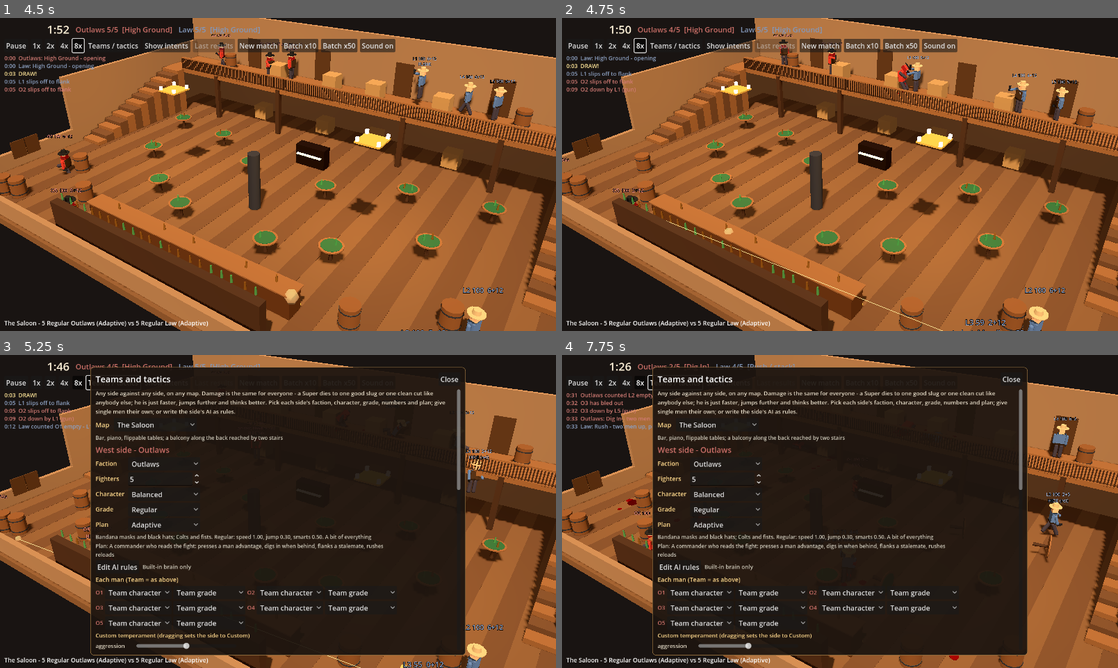
Above: before the commit, frames 1-4 (two rows, left to right).
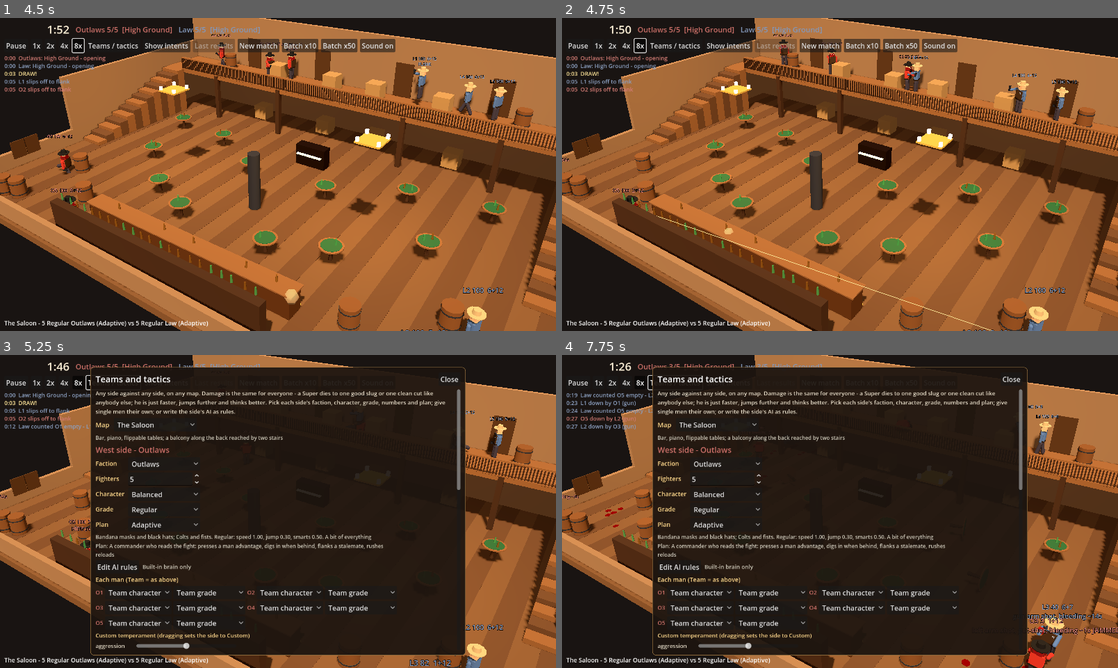
Above: after the commit, the same moments.

Repository: nathandunn/brawl-bots
Game: Godot game, scene res://scenes/Main.tscn
Two runs of this game, one before a commit and one after it. Both use one fixed random seed, a clock stepped at 60 frames per second and the inputs below.
Inputs:
- Up to frame 1 (4.5 s): click "New match" at 0.5 s; click "New match" at 1.25 s; click "1x" at 2 s; click "2x" at 2.75 s; click "4x" at 3.5 s; click "8x" at 4.25 s
- Up to frame 2 (4.75 s): no input
- Up to frame 3 (5.25 s): click "Teams / tactics" at 5 s
- Up to frame 4 (7.75 s): click "Show intents" at 5.75 s; click "Batch x10" at 6.5 s; click "Batch x50" at 7.25 s

Frame 1 is identical in both runs. In frame 2, 1.3% of the frame differs, in the area x 0-91%, y 2-100%; in frame 3, 1.2%; in frame 4, 3.1%, in the area x 0-100%, y 2-100%.

Commit message:
Inside 3 ft nobody shoots: punch, kick or wrestle
- CLINCH 0.95 m: no gun, no star throw; men pick punch / kick / wrestle
  (blade- and staff-men swing short or kick).
- Kick: wind 0.36 s, drives the man back, knockdown chance with jump
  ability, can break a knee, can send a man over the rail.
- Wrestle: both locked 0.9-1.8 s, can't move or shoot, guns may jam;
  strength (brawl, nerve, speed, smarts, wounds) decides who is thrown.
- DSL: clinch, wrestling. Stats and fates for kicks, wrestles, throws.

Co-Authored-By: Claude Opus 5.5 <noreply@anthropic.com>
Claude-Session: https://claude.ai/code/session_01RTbU7mxf7zmZr6Ak5xPidZ

Diff:
--- a/scripts/ai_script.gd
+++ b/scripts/ai_script.gd
@@ -50,6 +50,8 @@
 	"has_bottle": "he has a bottle in his hand",
 	"near_bottle": "a bottle (bar, shelf or table) within 7 m",
 	"edge": "he is near the open edge of the balcony or a roof",
+	"clinch": "an enemy is within 3 ft - too close to shoot; it's fists, boots or wrestling",
+	"wrestling": "he is locked in a wrestle",
 }
 const NUMS := {
 	"hp": "health 0-100",
--- a/scripts/gunman.gd
+++ b/scripts/gunman.gd
@@ -32,6 +32,7 @@
 const MISFIRE := 0.015      # a bad cap, a cylinder out of line
 const JAM_SCUFFLE := 0.22   # ... much likelier with a man hanging on your gun hand
 const JAM_CLEAR := 1.6      # seconds to work it free, two hands
+const CLINCH := 0.95        # 3 ft: too close to bring a gun to bear - punch, kick or wrestle
 const PUNCH_JAM := 0.32     # a punch to a man with his gun up can knock the cylinder out of line
 
 var team := 0
@@ -112,6 +113,12 @@
 var throw_target: Gunman = null
 var _bottle_cd := 0.0
 var bottle_mi: MeshInstance3D = null
+# inside 3 ft: the blow being thrown, and a wrestling clinch
+var blow := ""                # "kick" while a kick is coming; "" for a punch or weapon blow
+var wrestle_t := -1.0
+var wrestle_with: Gunman = null
+var wrestle_lead := false     # he started it; he resolves it
+var _clinch_t := 0.0
 # going over the rail (or off a roof)
 var falling := false
 var fall_dead := false        # the hit killed him; the fall is only where he lands
@@ -205,7 +212,7 @@
 		"high_hits": 0, "taken": 0.0, "killed_by": "", "died_at": -1.0, "hp": 100.0, "alive": true, "ff": 0.0,
 		"modes": {}, "cowers": 0, "flanks": 0, "hides": 0, "rushes": 0, "aim_sum": 0.0, "aimb": [[0, 0], [0, 0], [0, 0], [0, 0]], "aimr": [], "dry_at": -1.0, "wounds": [], "death_part": "", "jams": 0, "slips": 0, "gun_knocks": 0, "bled": 0.0,
 		"kind": kind, "grade": grade, "faction": faction, "jumps": 0, "blocks": 0, "parries": 0, "dodges": 0, "melee_hits": 0, "melee_kills": 0, "stars": 0, "star_hits": 0, "rules": {},
-		"bottles": 0, "bottle_hits": 0, "falls": 0, "fall_kills": 0}
+		"bottles": 0, "bottle_hits": 0, "falls": 0, "fall_kills": 0, "kicks": 0, "kick_hits": 0, "wrestles": 0, "throws": 0}
 	for i in 12:
 		stats["aimr"].append([0, 0])
 	_last_pos = global_position
@@ -564,6 +571,8 @@
 ## The stance as you'd describe it from across the room: a man ducking behind his table is
 ## ducking, whatever he is in the middle of.
 func shown_stance() -> String:
+	if wrestle_t >= 0.0:
+		return "wrestle"
 	if stance == "cower":
 		return "cower"
 	if duck_t > 0.0:
@@ -704,7 +713,14 @@
 		_traverse(delta)
 		_pose(delta)
 		return
-	_move(delta)
+	if wrestle_t >= 0.0:
+		velocity.x = 0.0
+		velocity.z = 0.0
+		move_and_slide()
+		if wrestle_with != null and is_instance_valid(wrestle_with):
+			face_toward(wrestle_with.global_position, delta)
+	else:
+		_move(delta)
 	_fight(delta)
 	_pose(delta)
 
@@ -754,6 +770,8 @@
 		"arm_hit": return arms_hit() > 0
 		"pinned": return suppression > 0.75
 		"has_bottle": return has_bottle
+		"clinch": return _nearest_enemy_alive(CLINCH) != null
+		"wrestling": return wrestle_t >= 0.0
 		"near_bottle": return saloon.bottle_within(global_position, 7.0) != null
 		"edge": return global_position.y > 1.2 and not saloon.fall_edge(global_position, 1.2).is_empty()
 		"alone":
@@ -1675,6 +1693,24 @@
 		if punch_wind < 0.0:
 			_punch_land()
 		return
+	# --- locked together: nobody shoots, nobody walks off
+	if wrestle_t >= 0.0:
+		aim_target = null
+		wrestle_t -= delta
+		if wrestle_with == null or not is_instance_valid(wrestle_with) or not wrestle_with.alive or wrestle_with.falling or wrestle_with.wrestle_with != self:
+			_end_wrestle()
+		elif wrestle_t < 0.0 and wrestle_lead:
+			_resolve_wrestle()
+		return
+	# --- inside 3 ft: no room to bring a gun (or a throw) to bear
+	var close := _nearest_enemy_alive(CLINCH)
+	if close != null and not close.falling and close.trav_t < 0.0 and knocked_t <= 0.0:
+		aim_target = null
+		fanning = false
+		if stagger_t > 0.0 or punch_cd > 0.0 or not facing(close.global_position, 0.0):
+			return
+		_close_quarters(close)
+		return
 	if near != null:
 		# right in front of him: shoot from the hip, or knock his gun aside and hit him? Decided
 		# afresh every so often - brawlers, and men whose own gun is on them, go for the fists
@@ -1961,6 +1997,9 @@
 
 
 func _fire(tgt: Gunman) -> void:
+	if _nearest_enemy_alive(CLINCH) != null:
+		aim_target = null
+		return
 	crouched = false
 	# the hammer falls - and sometimes nothing happens. Fighting with a man at arm's length,
 	# hanging on your wrist, it happens a good deal more.
@@ -2068,11 +2107,13 @@
 			dodge *= 0.3
 		var block := float(e.weapon()["block"]) * (0.7 + 0.3 * e.ab_smarts) * (1.0 - 0.3 * ab_smarts) * (1.0 if e.arms_hit() == 0 else 0.35)
 		if rng.randf() < dodge:
+			blow = ""
 			e.stats["dodges"] += 1
 			e.velocity += dir * 3.5
 			manager.sound("swing", e.global_position + Vector3(0, 1.2, 0), 0.8, -8.0)
 			return
 		if rng.randf() < block:
+			blow = ""
 			e.stats["blocks"] += 1
 			e._riposte = true
 			e.punch_cd = minf(e.punch_cd, 0.05)
@@ -2095,6 +2136,19 @@
 		if e.gun == "colt" and rng.randf() < PUNCH_JAM * punch_power():
 			stats["gun_knocks"] += 1
 			e._jam("knocked")
+	if blow == "kick":
+		blow = ""
+		stats["kick_hits"] += 1
+		manager.sound("thud", e.global_position + Vector3(0, 1.0, 0), 0.75, 1.0)
+		# the boot: in the gut or the knee, and it drives him back a stride
+		var knee := rng.randf() < 0.22
+		var broke := knee and rng.randf() < 0.25 * punch_power()
+		e.velocity += dir * (3.0 + 1.5 * ab_jump)
+		e.take_damage((9.0 + 5.0 * ab_jump) * punch_power(), "kick", self, ("leg_r" if rng.randf() < 0.5 else "leg_l") if broke else "bruise", dir)
+		if e.alive and not e.falling and e.knocked_t <= 0.0 and rng.randf() < 0.28 + 0.25 * ab_jump + (0.25 if e.legs_hit() > 0 else 0.0):
+			stats["knockdowns"] += 1
+			e.knock_down(1.3)
+		return
 	var w := weapon()
 	var kd := rng.randf() < float(w["kd"]) * punch_power() * (1.0 + 0.6 * p("brawl")) + (0.25 if e.legs_hit() > 0 else 0.0)
 	match melee:
@@ -2184,6 +2238,98 @@
 	return best
 
 
+# ---------------------------------------------------------------- inside 3 feet
+
+## Chest to chest there's no room to level a Colt: a man punches, kicks or grabs hold. A blade-
+## or staff-man still swings (short), and kicks. Every so often he picks afresh.
+func _close_quarters(e: Gunman) -> void:
+	var fists := can_punch()
+	var legs := legs_hit() == 0
+	var w_punch := (0.5 + 0.3 * p("brawl")) if fists else 0.0
+	var w_kick := (0.25 + 0.35 * ab_jump + (0.2 if family == "ninja" else 0.0)) if legs else 0.0
+	var w_wrestle := 0.0
+	if not melee_first() and arms_hit() < 2 and e.wrestle_t < 0.0 and wrestle_t < 0.0:
+		w_wrestle = 0.2 + 0.35 * p("brawl") + (0.25 if e.aim_target == self else 0.0)
+	if melee_first():
+		w_punch = 0.65   # the blade, close
+	var tot := w_punch + w_kick + w_wrestle
+	if tot <= 0.0:
+		return   # nothing left to fight with: he can only hang on
+	var r := rng.randf() * tot
+	if r < w_wrestle:
+		_start_wrestle(e)
+		return
+	punch_target = e
+	if r < w_wrestle + w_kick:
+		blow = "kick"
+		stats["kicks"] += 1
+		punch_wind = 0.36 / ab_speed
+		punch_cd = 0.95 / ab_speed
+		manager.sound("swing", global_position + Vector3(0, 0.9, 0), 0.8, -6.0)
+		if family == "ninja" and rng.randf() < 0.3:
+			say("kiai")
+		return
+	blow = ""
+	var w := weapon()
+	punch_wind = float(w["wind"]) * (0.8 if melee_first() else 1.0) / ab_speed
+	punch_cd = (float(w["cd"]) - 0.15 * p("brawl")) * (1.0 if arms_hit() == 0 else 1.6) / ab_speed
+	stats["punches"] += 1
+	manager.sound("swing", global_position + Vector3(0, 1.4, 0), 1.25 if melee == "nunchaku" else 1.0, -6.0)
+
+
+## Grab him: both locked a second or two, no shooting, no walking; then one throws the other.
+func _start_wrestle(e: Gunman) -> void:
+	stats["wrestles"] += 1
+	var t := rng.randf_range(0.9, 1.8)
+	wrestle_t = t
+	wrestle_with = e
+	wrestle_lead = true
+	e.wrestle_t = t + 0.5
+	e.wrestle_with = self
+	e.wrestle_lead = false
+	e.aim_target = null
+	e.reloading = false
+	e.punch_wind = -1.0
+	e.punch_target = null
+	e.throw_wind = -1.0
+	e.grab_t = -1.0
+	_stop()
+	e._stop()
+	manager.sound("thud", global_position + Vector3(0, 1.2, 0), 0.6, -6.0)
+	# a gun between two men wrestling for it goes off - or jams
+	for m in [self, e]:
+		if m.gun == "colt" and m.cylinder > 0 and not m.jammed and rng.randf() < JAM_SCUFFLE:
+			m._jam("jammed in the wrestle")
+
+
+func _wrestle_strength() -> float:
+	return 0.5 + 0.3 * p("brawl") + 0.2 * p("nerve") + 0.35 * (ab_speed - 1.0) + 0.2 * ab_smarts - 0.25 * legs_hit() - 0.2 * arms_hit() - (0.15 if wounds["gut"] > 0 else 0.0) + rng.randf() * 0.5
+
+
+func _resolve_wrestle() -> void:
+	var e := wrestle_with
+	var win := _wrestle_strength() >= e._wrestle_strength()
+	var top: Gunman = self if win else e
+	var bottom: Gunman = e if win else self
+	_end_wrestle()
+	top.stats["throws"] += 1
+	manager.sound("thud", bottom.global_position + Vector3(0, 0.3, 0), 0.6, 2.0)
+	var dir := top.flat(bottom.global_position - top.global_position).normalized()
+	bottom.take_damage(7.0 * top.punch_power(), "throw", top, "fists", dir)
+	if bottom.alive and not bottom.falling:
+		bottom.knock_down(1.6)
+		top.punch_cd = 0.15
+
+
+func _end_wrestle() -> void:
+	var e := wrestle_with
+	wrestle_t = -1.0
+	wrestle_with = null
+	if e != null and is_instance_valid(e) and e.wrestle_with == self:
+		e.wrestle_t = -1.0
+		e.wrestle_with = null
+
+
 # ---------------------------------------------------------------- bottles
 
 ## Bottles are for a man whose Colt is empty or jammed, a ninja out of stars - or a brawler who
@@ -2327,7 +2473,7 @@
 func _maybe_fall(how: String, by: Gunman, dir: Vector3, fatal: bool) -> bool:
 	if falling or trav_t >= 0.0 or global_position.y < 1.2:
 		return false
-	var shove := how in ["fists", "blunt", "blade", "bottle"]
+	var shove := how in ["fists", "blunt", "blade", "bottle", "kick", "throw"]
 	var toward := flat(dir).normalized() if shove and flat(dir).length() > 0.01 else Vector3.ZERO
 	# a dying man staggers a step or two before he goes; a blow drives a man back a good stride
 	var e := saloon.fall_edge(global_position, 1.5 if fatal else (1.6 if shove else 0.9), toward)
@@ -2341,6 +2487,8 @@
 			chance = 0.95 if fatal else 0.3 + 0.25 * (by.punch_power() if by != null and is_instance_valid(by) else 1.0)
 		"blunt", "bottle":
 			chance = 0.95 if fatal else 0.5
+		"kick", "throw":
+			chance = 0.95 if fatal else 0.6
 		"blade":
 			chance = 0.9 if fatal else 0.3
 	if knocked_t > 0.0 or legs_hit() > 0:
@@ -2352,6 +2500,8 @@
 
 
 func _start_fall(e: Dictionary, by: Gunman, how: String, fatal: bool) -> void:
+	if wrestle_t >= 0.0:
+		_end_wrestle()
 	falling = true
 	fall_dead = fatal
 	fall_by = by
@@ -2445,7 +2595,7 @@
 		wounds[part] += 1
 		stats["wounds"].append(part)
 		_wound_visual(part)
-		if how != "blunt":
+		if how != "blunt" and how != "kick":
 			bleed += float(BLEED.get(part, 1.2))
 			bleed_by = by
 		if manager.blood != null:
@@ -2535,6 +2685,10 @@
 
 
 func knock_down(t: float) -> void:
+	if wrestle_t >= 0.0:
+		_end_wrestle()
+	blow = ""
+	punch_wind = -1.0
 	knocked_t = t
 	aim_target = null
 	reloading = false
@@ -2560,6 +2714,8 @@
 
 
 func _die(by: Gunman, how: String, dir: Vector3) -> void:
+	if wrestle_t >= 0.0:
+		_end_wrestle()
 	alive = false
 	stats["alive"] = false
 	stats["hp"] = 0.0
@@ -2567,7 +2723,7 @@
 	stats["killed_by"] = by.gm_name if by != null else "?"
 	if by != null and by.team != team:
 		by.stats["kills"] += 1
-		if how == "fists":
+		if how == "fists" or how == "kick" or how == "throw":
 			by.stats["fist_kills"] += 1
 		elif how == "blade" or how == "blunt":
 			by.stats["melee_kills"] += 1
@@ -2706,6 +2862,20 @@
 			gun_arm.rotation.x = lerpf(gun_arm.rotation.x, 1.1 if ready else 0.3, clampf(delta * 10.0, 0, 1))
 			if melee == "staff":
 				off_arm.rotation.x = lerpf(off_arm.rotation.x, 1.0 if ready else 0.4, clampf(delta * 10.0, 0, 1))
+	# the boot coming up
+	if blow == "kick" and punch_wind >= 0.0:
+		var ku := 1.0 - clampf(punch_wind / maxf(0.36 / ab_speed, 0.05), 0.0, 1.0)
+		leg_r.rotation.x = lerpf(0.2, 1.5, ku)
+		gun_arm.rotation.x = lerpf(gun_arm.rotation.x, 0.6, clampf(delta * 10.0, 0, 1))
+	# locked together: leaning in, both arms round him
+	if wrestle_t >= 0.0:
+		body_root.rotation.x = lerpf(body_root.rotation.x, -0.35, clampf(delta * 10.0, 0, 1))
+		arm_l.rotation.x = lerpf(arm_l.rotation.x, 1.3, clampf(delta * 12.0, 0, 1))
+		arm_r.rotation.x = lerpf(arm_r.rotation.x, 1.3, clampf(delta * 12.0, 0, 1))
+		arm_l.rotation.z = 0.0
+		arm_r.rotation.z = 0.0
+	elif knocked_t <= 0.0 and trav_t < 0.0 and not falling and absf(body_root.rotation.x + 0.35) < 0.02:
+		body_root.rotation.x = 0.0
 
 
 func celebrate() -> void:
--- a/scripts/hud.gd
+++ b/scripts/hud.gd
@@ -777,6 +777,10 @@
 		how = "beaten down"
 	elif dh == "bottle":
 		how = "brained with a bottle"
+	elif dh == "kick":
+		how = "kicked to death"
+	elif dh == "throw":
+		how = "thrown down and finished"
 	if bool(m.get("fell", false)) and dp != "fall":
 		how += ", and over the rail"
 	var by := " by %s" % String(m["killed_by"]) if dp != "bled out" else " (wound from %s)" % String(m["killed_by"])
--- a/scripts/stats.gd
+++ b/scripts/stats.gd
@@ -70,9 +70,10 @@
 				aimb[b][1] += int(ab[b][1])
 			if not m["alive"]:
 				var dp := String(m.get("death_part", ""))
+				dp = "fists" if dp == "bruise" else dp
 				dp = "head/heart" if dp == "head" or dp == "heart" else ("limb" if dp.begins_with("arm") or dp.begins_with("leg") else dp)
 				deaths[dp] = int(deaths.get(dp, 0)) + 1
-			for k in ["blocks", "parries", "dodges", "jumps", "stars", "star_hits", "bottles", "bottle_hits", "falls", "fall_kills"]:
+			for k in ["blocks", "parries", "dodges", "jumps", "stars", "star_hits", "bottles", "bottle_hits", "falls", "fall_kills", "kicks", "kick_hits", "wrestles", "throws"]:
 				melee[t][k] = int(melee[t].get(k, 0)) + int(m.get(k, 0))
 			melee[t]["hits"] += int(m.get("melee_hits", 0))
 			melee[t]["kills"] += int(m.get("melee_kills", 0))
@@ -133,7 +134,7 @@
 		wps.append("%s %d" % [k, wounds[k]])
 	txt += "Wounds: " + ", ".join(wps) + ". "
 	for t in 2:
-		txt += "%s melee hits %d kills %d, blocks %d parries %d dodges %d, jumps %d, stars %d/%d, bottles %d/%d, went over the edge %d (fall kills %d). " % [String(tn[t]), melee[t]["hits"], melee[t]["kills"], melee[t]["blocks"], melee[t]["parries"], melee[t]["dodges"], melee[t]["jumps"], melee[t]["star_hits"], melee[t]["stars"], melee[t].get("bottle_hits", 0), melee[t].get("bottles", 0), melee[t].get("falls", 0), melee[t].get("fall_kills", 0)]
+		txt += "%s melee hits %d kills %d, blocks %d parries %d dodges %d, jumps %d, stars %d/%d, bottles %d/%d, kicks %d/%d, wrestles %d (throws %d), went over the edge %d (fall kills %d). " % [String(tn[t]), melee[t]["hits"], melee[t]["kills"], melee[t]["blocks"], melee[t]["parries"], melee[t]["dodges"], melee[t]["jumps"], melee[t]["star_hits"], melee[t]["stars"], melee[t].get("bottle_hits", 0), melee[t].get("bottles", 0), melee[t].get("kick_hits", 0), melee[t].get("kicks", 0), melee[t].get("wrestles", 0), melee[t].get("throws", 0), melee[t].get("falls", 0), melee[t].get("fall_kills", 0)]
 	for t in 2:
 		txt += "%s acc %d%% heads %d deny %d high %d fistkills %d flips %d ff %d. " % [String(tn[t]), int(100.0 * hits[t] / maxf(shots[t], 1)), heads[t], deny[t], high[t], fist_kills[t], flips[t], int(ff[t])]
 	return {"text": txt, "data": {"matches": results.size(), "wins": wins, "draws": draws, "avg_duration": dur / n,
Not shown, changed: README.md
Not shown, changed: dist/index.html
Not shown, changed: dist/index.js.gz
Not shown, changed: dist/index.pck.gz
Not shown, changed: dist/index.wasm.gz
